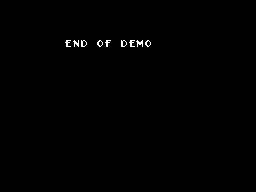
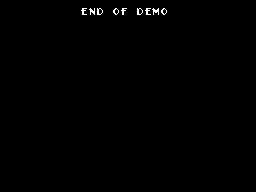
Revision of a layered (256, 192) image; what changed, layer by layer:
painted on "Lower block #1" over [65,8,167,47]
